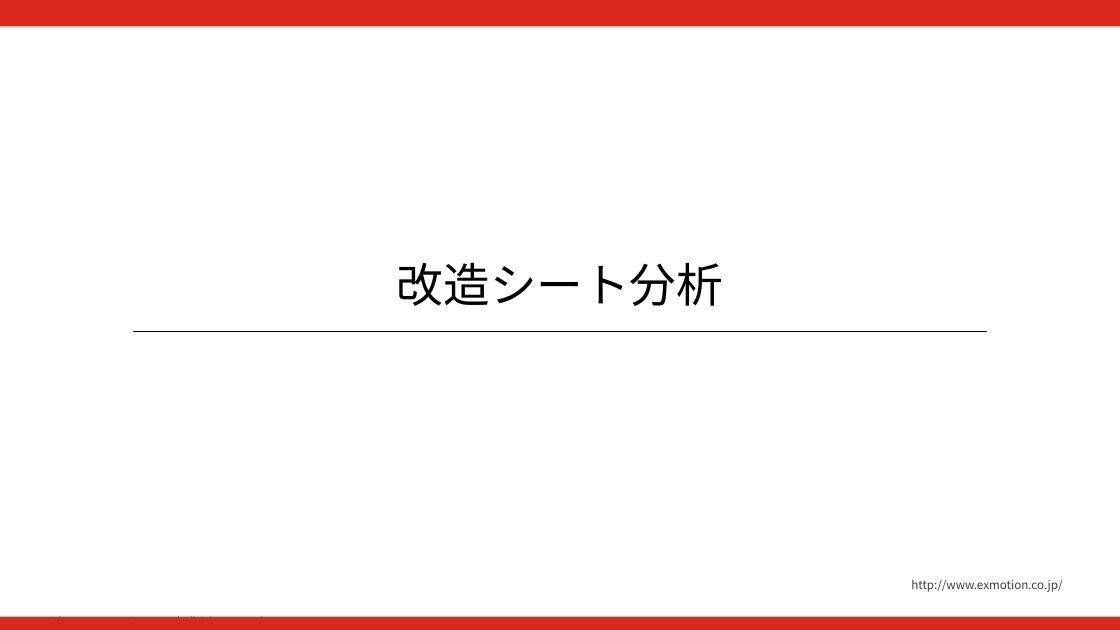
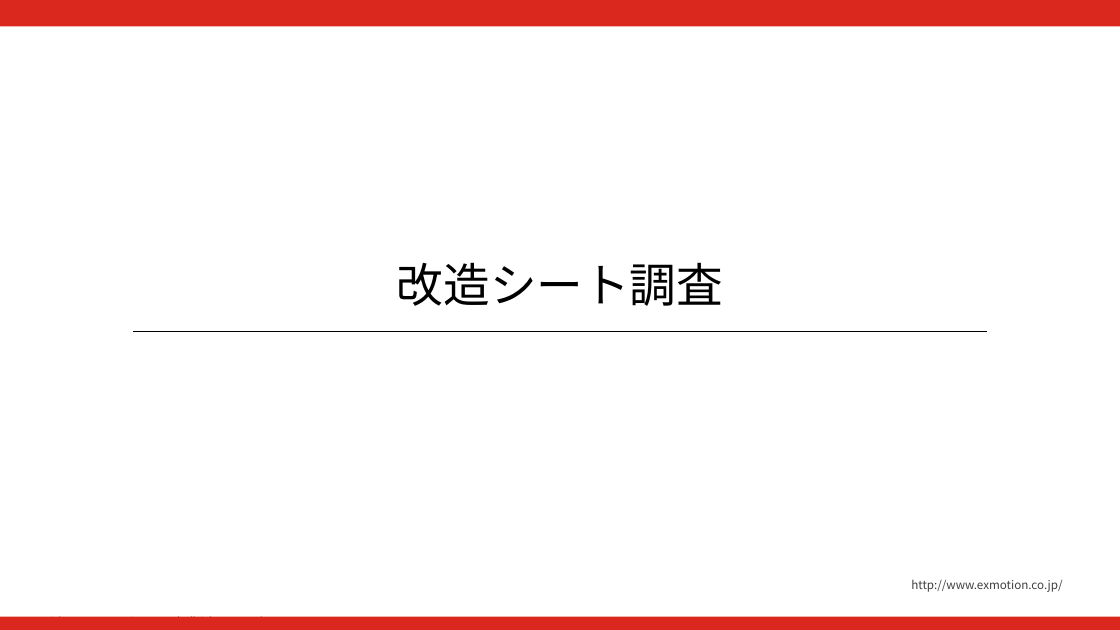
Before and after one commit to akirasueyoshi/nikon_work, a slide deck: slide 1 of 改造シート_exmPC.pptx. Drawn at 1120x630 pixels with LibreOffice and Linux fonts; fonts in the diff are those of the drawing; background and template pictures are left out. Boxes give left, top, right and bottom in pixels: in the first picture for what was removed or moved away, otherwise in the second. Text is boxed around its words. In the diff, an @@ line names an element or a change of style, - is before the commit and + after.

```diff
--- a/改造シート_exmPC.pptx
+++ b/改造シート_exmPC.pptx
@@ title at (397, 262, 723, 306): text changed @@
-改造シート分析
+改造シート調査
```
Also in this commit, not shown: 3 other slides changed, 5 slides added, 1 slide removed.
